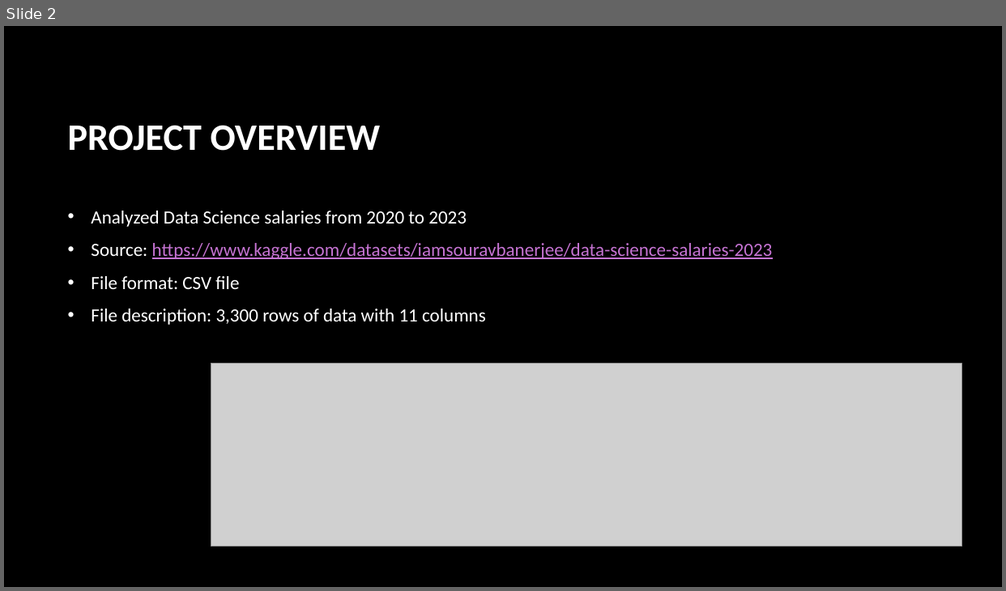
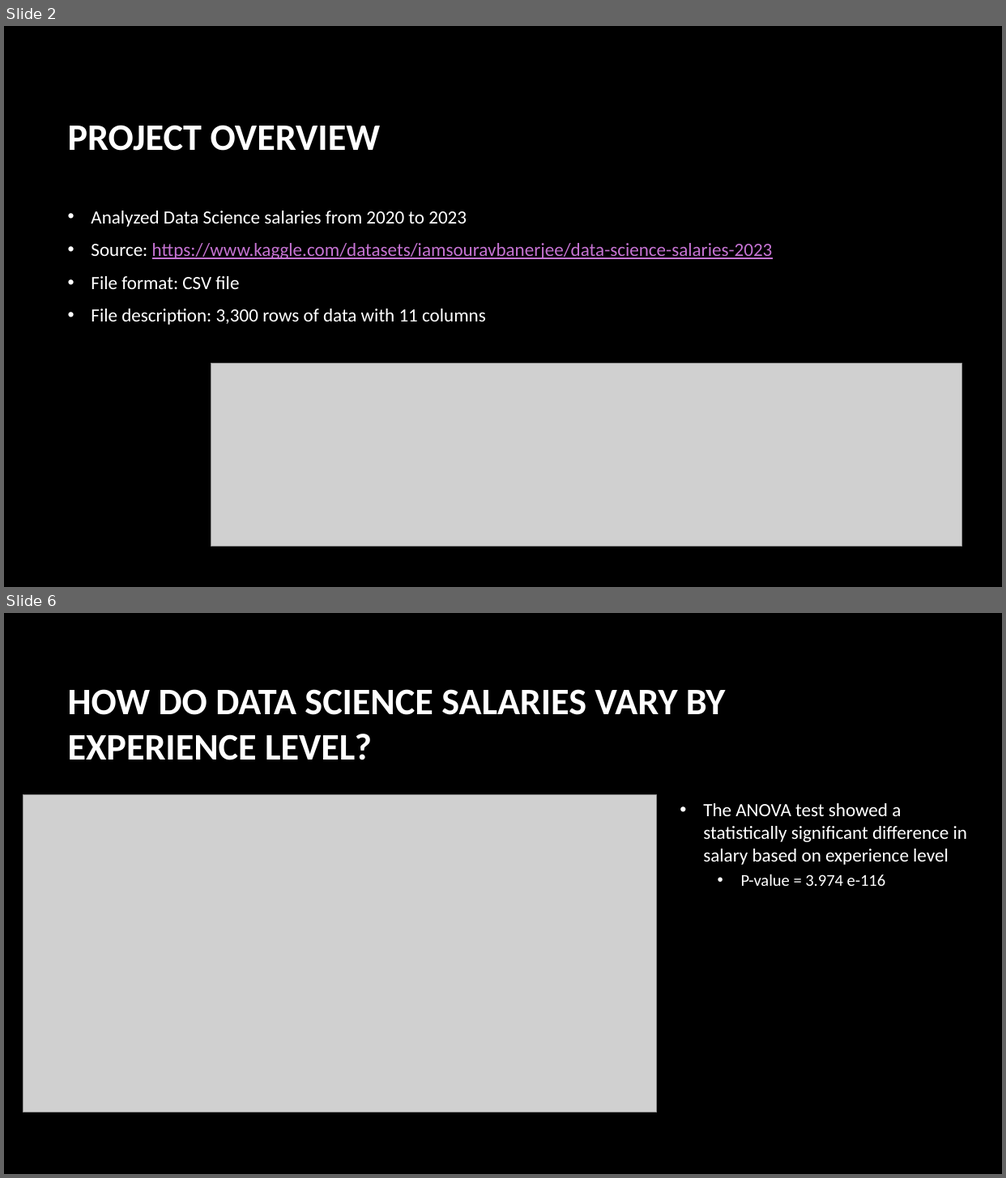
Before and after one commit to lathamlm/project-01, a slide deck: project_01_presentation.pptx. Shown one above the other, each under a label of ours: slide 2 before the commit, slides 2 and 6 after it; the slides between them are not shown. The pictures are 1006x591 and 1006x1178 pixels, drawn with LibreOffice and Linux fonts; fonts in the diff are those of the drawing; grey boxes stand for pictures; background and template pictures are left out. Boxes give left, top, right and bottom in pixels: in the first picture for what was removed or moved away, otherwise in the second. Text is boxed around its words. In the diff, an @@ line names an element or a change of style, - is before the commit and + after.

```diff
--- a/project_01_presentation.pptx
+++ b/project_01_presentation.pptx
@@ slide 6 added at (x1=4, y1=613, x2=1002, y2=1174), background picture (left out) @@
@@ title added at (x1=68, y1=689, x2=725, y2=760), 36 pt, text #FFFFFF, bold @@
+HOW DO DATA SCIENCE SALARIES VARY BY EXPERIENCE LEVEL?
@@ picture added at (x1=23, y1=796, x2=657, y2=1113) @@
@@ text added at (x1=703, y1=803, x2=967, y2=886), 18 pt, text #FFFFFF @@
+• The ANOVA test showed a statistically significant difference in salary based on experience level
+  • P-value = 3.974 e-116
```
Also in this commit, not shown: 4 slides changed, 4 other slides added, 1 slide removed, 10 other files.
